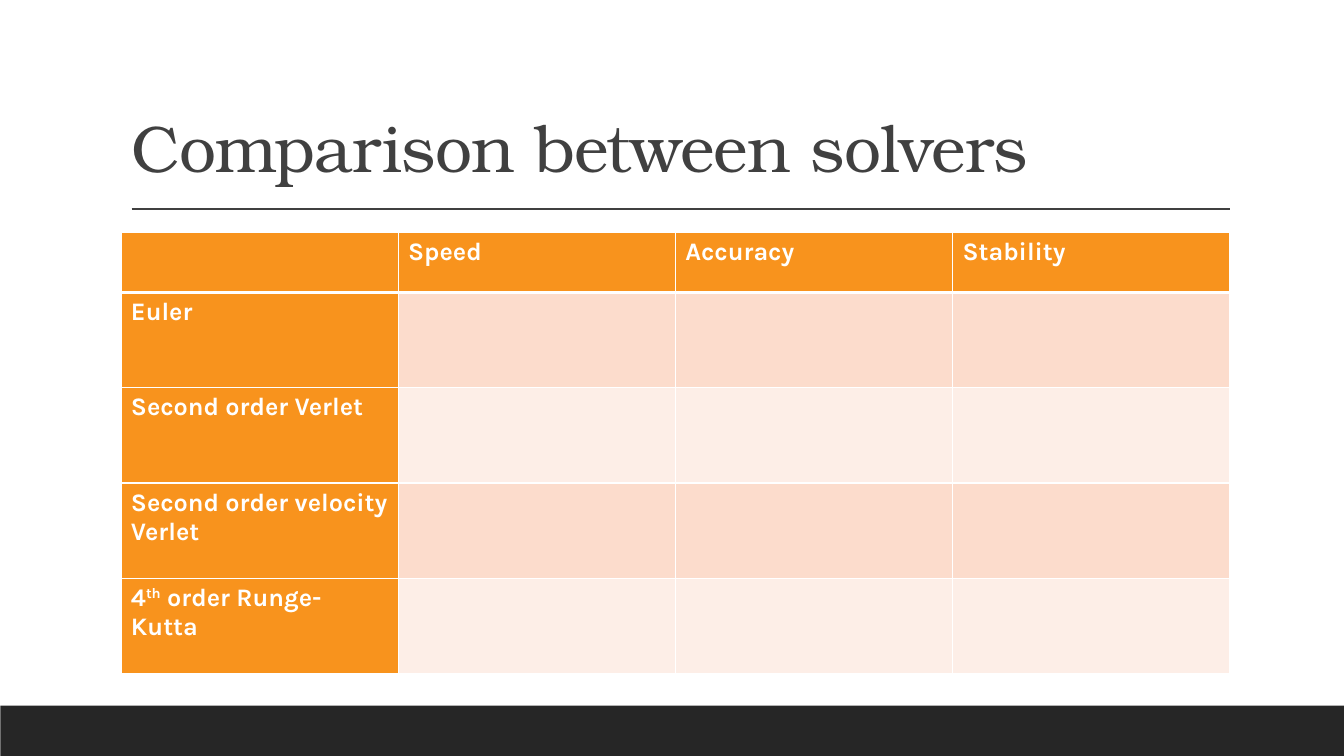
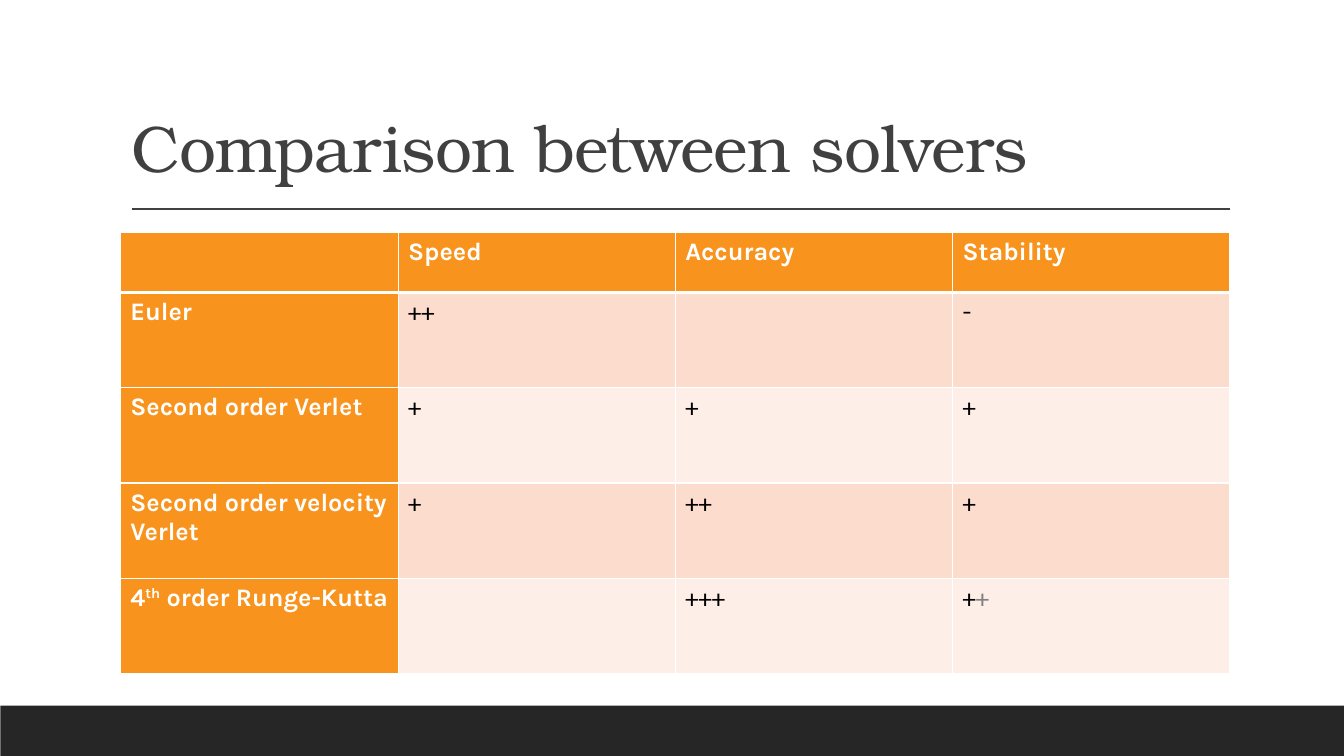
Before and after one commit to renesteeman/Project1-2_Group4, a slide deck: slide 10 of Crazy Putting phase 2.pptx. Drawn at 1344x756 pixels with LibreOffice and Linux fonts; fonts in the diff are those of the drawing. Boxes give left, top, right and bottom in pixels: in the first picture for what was removed or moved away, otherwise in the second. Text is boxed around its words. In the diff, an @@ line names an element or a change of style, - is before the commit and + after.

Commit message:
Add solver comparison

```diff
--- a/Crazy Putting phase 2.pptx
+++ b/Crazy Putting phase 2.pptx
@@ table at (x1=120, y1=233, x2=1230, y2=675) @@
-row 2, column 2: 
+row 2, column 2: ++
-row 2, column 4: 
+row 2, column 4: -
-row 3: Second order Verlet |  |  | 
+row 3: Second order Verlet | + | + | +
-row 4: Second order velocity Verlet |  |  | 
+row 4: Second order velocity Verlet | + | ++ | +
-row 5, column 3: 
+row 5, column 3: +++
-row 5, column 4: 
+row 5, column 4: ++
```
Also in this commit, not shown: 4 other slides changed.
